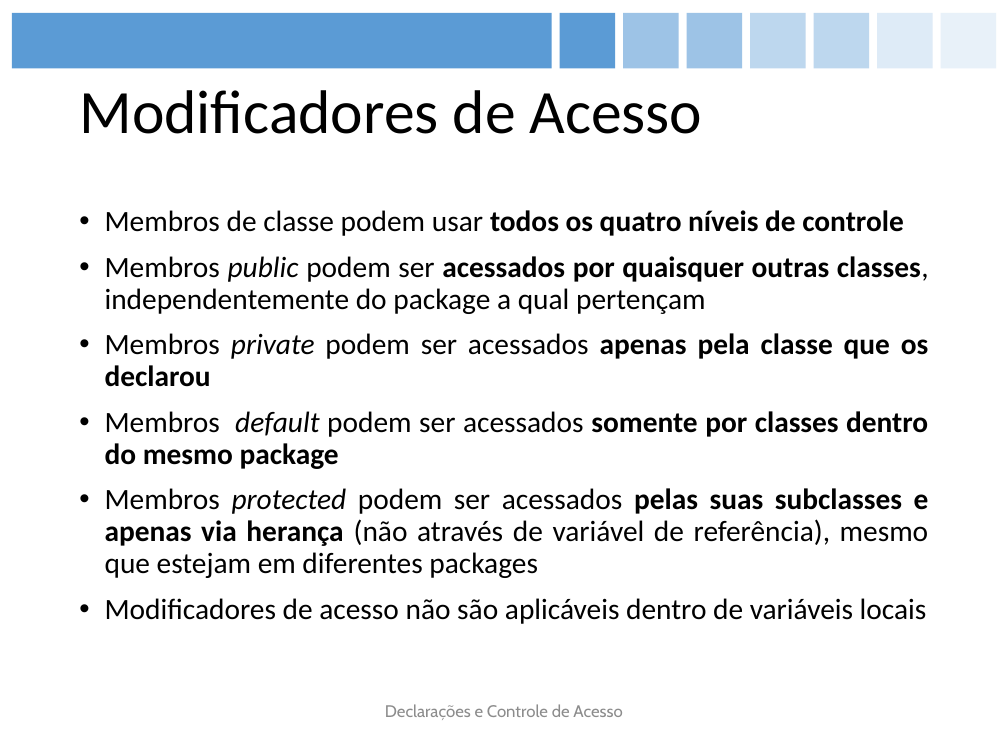
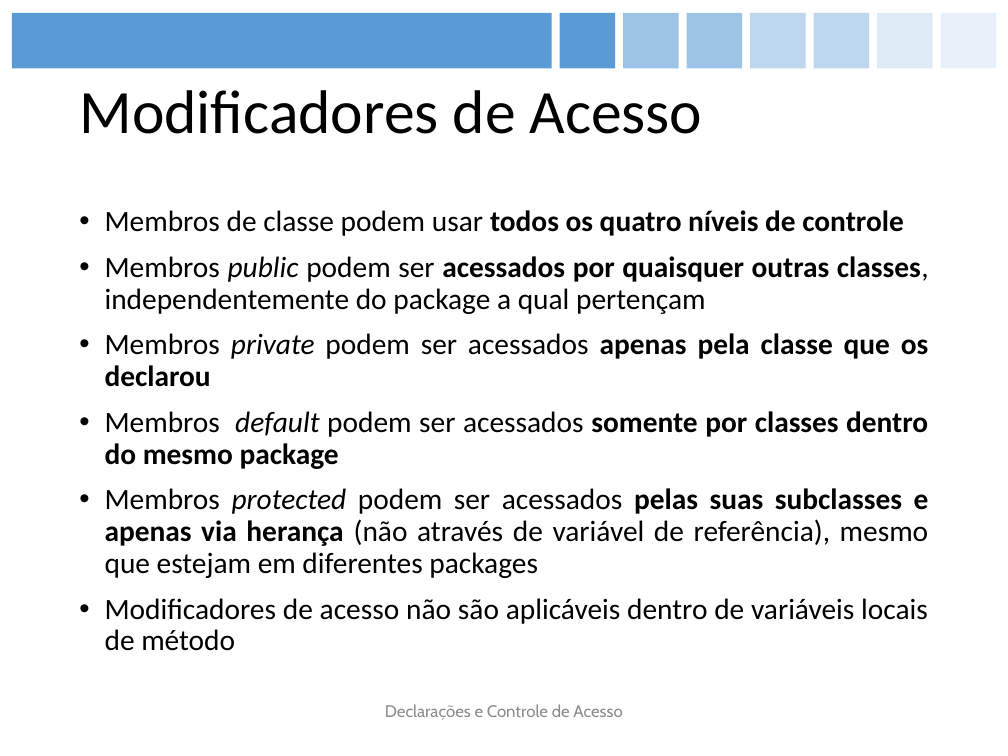
Before and after one commit to figueiredojrr/treinamentoJavaSeOcaAgosto, a slide deck: slide 23 of TreinamentoJavaSeOca/documentos/apresentação/OCA.pptx. Drawn at 1008x756 pixels with LibreOffice and Linux fonts; fonts in the diff are those of the drawing. Boxes give left, top, right and bottom in pixels: in the first picture for what was removed or moved away, otherwise in the second. Text is boxed around its words. In the diff, an @@ line names an element or a change of style, - is before the commit and + after.

```diff
--- a/TreinamentoJavaSeOca/documentos/apresentação/OCA.pptx
+++ b/TreinamentoJavaSeOca/documentos/apresentação/OCA.pptx
@@ text at (105, 598, 928, 651): text changed @@
-• Modificadores de acesso não são aplicáveis dentro de variáveis locais
+• Modificadores de acesso não são aplicáveis dentro de variáveis locais de método
```
Also in this commit, not shown: 20 other slides changed, 2 slides added.
